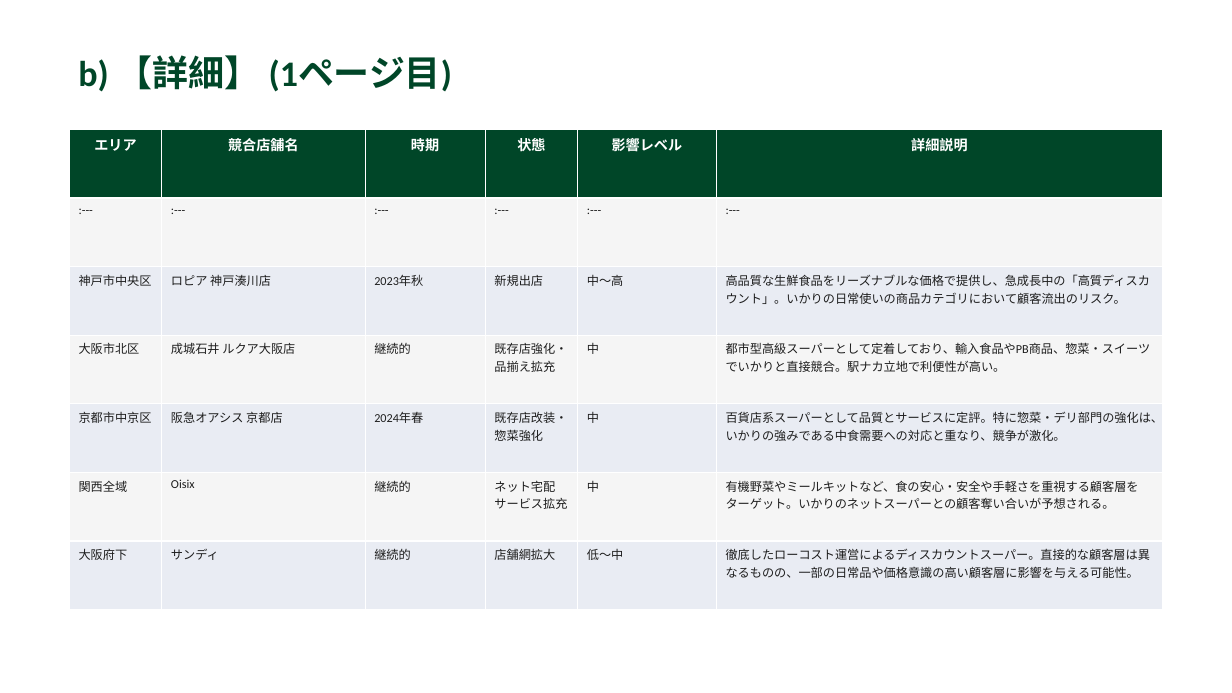
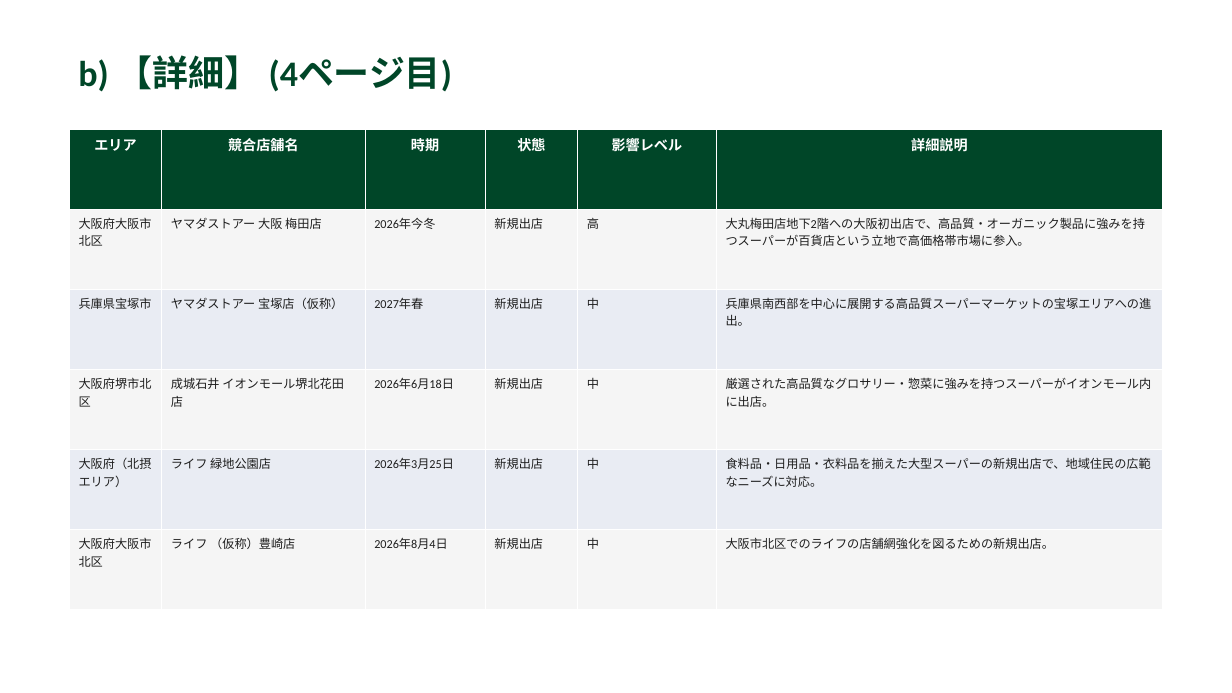
Before and after one commit to yutatbgt-bit/Competitive-research, a slide deck: slide 6 of report/2026_06_15_competitive_report.pptx (slide 3 before the commit). Drawn at 1232x693 pixels with LibreOffice and Linux fonts; fonts in the diff are those of the drawing. Boxes give left, top, right and bottom in pixels: in the first picture for what was removed or moved away, otherwise in the second. Text is boxed around its words. In the diff, an @@ line names an element or a change of style, - is before the commit and + after.

```diff
--- a/report/2026_06_15_competitive_report.pptx
+++ b/report/2026_06_15_competitive_report.pptx
@@ text at (78,55,452,92): text changed @@
-b) 【詳細】 (1ページ目)
+b) 【詳細】 (4ページ目)
@@ table at (69,129,1163,610) @@
-row 2: :--- | :--- | :--- | :--- | :--- | :---
-row 3: 神戸市中央区 | ロピア 神戸湊川店 | 2023年秋 | 新規出店 | 中〜高 | 高品質な生鮮食品をリーズナブルな価格で提供し、急成長中の「高質ディスカウント」。いかりの日常使いの商品カテゴリにおいて顧客流出のリスク。
-row 4: 大阪市北区 | 成城石井 ルクア大阪店 | 継続的 | 既存店強化・品揃え拡充 | 中 | 都市型高級スーパーとして定着しており、輸入食品やPB商品、惣菜・スイーツでいかりと直接競合。駅ナカ立地で利便性が高い。
-row 5: 京都市中京区 | 阪急オアシス 京都店 | 2024年春 | 既存店改装・惣菜強化 | 中 | 百貨店系スーパーとして品質とサービスに定評。特に惣菜・デリ部門の強化は、いかりの強みである中食需要への対応と重なり、競争が激化。
-row 6: 関西全域 | Oisix | 継続的 | ネット宅配サービス拡充 | 中 | 有機野菜やミールキットなど、食の安心・安全や手軽さを重視する顧客層をターゲット。いかりのネットスーパーとの顧客奪い合いが予想される。
-row 7: 大阪府下 | サンディ | 継続的 | 店舗網拡大 | 低〜中 | 徹底したローコスト運営によるディスカウントスーパー。直接的な顧客層は異なるものの、一部の日常品や価格意識の高い顧客層に影響を与える可能性。
+row 2: 大阪府大阪市北区 | ヤマダストアー 大阪 梅田店 | 2026年今冬 | 新規出店 | 高 | 大丸梅田店地下2階への大阪初出店で、高品質・オーガニック製品に強みを持つスーパーが百貨店という立地で高価格帯市場に参入。
+row 3: 兵庫県宝塚市 | ヤマダストアー 宝塚店（仮称） | 2027年春 | 新規出店 | 中 | 兵庫県南西部を中心に展開する高品質スーパーマーケットの宝塚エリアへの進出。
+row 4: 大阪府堺市北区 | 成城石井 イオンモール堺北花田店 | 2026年6月18日 | 新規出店 | 中 | 厳選された高品質なグロサリー・惣菜に強みを持つスーパーがイオンモール内に出店。
+row 5: 大阪府（北摂エリア） | ライフ 緑地公園店 | 2026年3月25日 | 新規出店 | 中 | 食料品・日用品・衣料品を揃えた大型スーパーの新規出店で、地域住民の広範なニーズに対応。
+row 6: 大阪府大阪市北区 | ライフ （仮称）豊崎店 | 2026年8月4日 | 新規出店 | 中 | 大阪市北区でのライフの店舗網強化を図るための新規出店。
```
Also in this commit, not shown: 4 other slides changed, 3 slides added, 3 other files.
